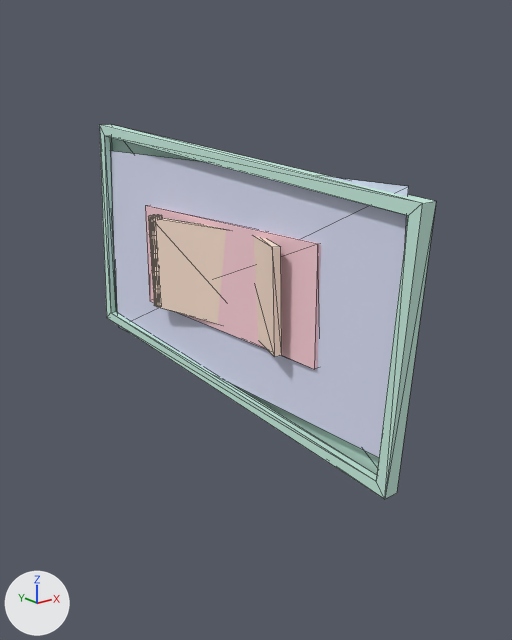
One commit to the glTF model static/models/partnext/3/view_input_colored.glb: the scene before it, then after it.
One viewpoint serves both versions: a 50 mm lens placed at (-0.724, -1.002, 0.305), pointed at (0.069, -0.011, -0.091). The axes (+X, +Y, +Z) are drawn at lower left. The lights are the same throughout. The older version comes first. Mesh edges are drawn as thin lines. Where no turn or scale is listed for an object, it has been applied to the vertices.

Script lines for the objects in view, before the commit:
```python
me_geometry_0 = bpy.data.meshes.new('geometry_0')
me_geometry_0.from_pydata(...)  # a box spanning x 0.294..0.307, y -0.259..0.242, z -0.099..0.099
me_geometry_0.materials.append(mat_partnext_3_part_0)  # pink #fbced7
me_geometry_1 = bpy.data.meshes.new('geometry_1')
me_geometry_1.from_pydata(...)  # 16 vertices, 26 faces; spans x -0.074..-0.042, y -0.437..0.452, z -0.342..0.161
me_geometry_1.materials.append(mat_partnext_3_part_1)  # pale green #c8eee0
me_geometry_2 = bpy.data.meshes.new('geometry_2')
me_geometry_2.from_pydata([(-0.059, 0.408, -0.108), (-0.059, -0.408, -0.108), (-0.059, -0.408, 0.287), (-0.059, 0.408, 0.287)], [], [(0, 1, 2), (0, 2, 3)])
me_geometry_2.materials.append(mat_partnext_3_part_2)  # pale blue #dadef5
me_geometry_3 = bpy.data.meshes.new('geometry_3')
me_geometry_3.from_pydata(...)  # 126 vertices, 240 faces; spans x 0.01..0.091, y -0.065..0.318, z -0.119..0.061
me_geometry_3.materials.append(mat_partnext_3_part_3)  # beige #fde3d1
ob_geometry_0 = bpy.data.objects.new('geometry_0', me_geometry_0)
ob_geometry_0.location = (-0.3, 0.009, 0.0)
ob_geometry_1 = bpy.data.objects.new('geometry_1', me_geometry_1)
ob_geometry_1.location = (0.058, -0.007, 0.09)
ob_geometry_2 = bpy.data.objects.new('geometry_2', me_geometry_2)
ob_geometry_2.location = (0.059, 0.0, -0.09)
ob_geometry_3 = bpy.data.objects.new('geometry_3', me_geometry_3)
ob_geometry_3.location = (-0.051, -0.126, 0.029)
```
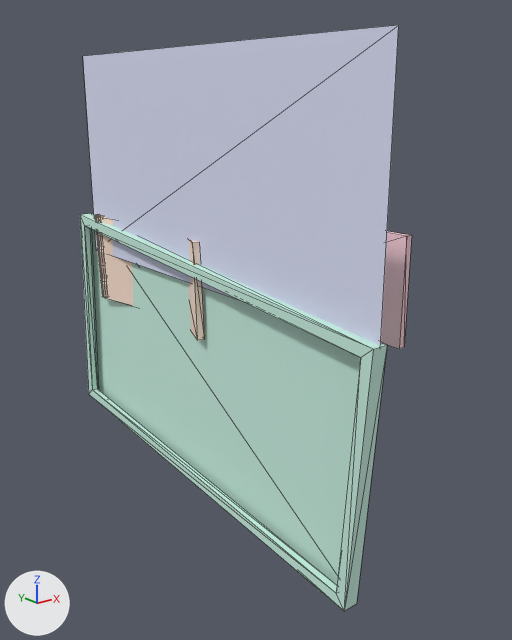
The edits, one by one:
me_geometry_3 is used by ob_geometry_3; location (-0.051, -0.126, 0.029).
me_geometry_3 had 126 vertices, 240 faces and spanned x 0.01..0.091, y -0.065..0.318, z -0.119..0.061.
me_geometry_3 now has 126 vertices, 240 faces and spans x -0.008..0.073, y 0.126..0.51, z -0.139..0.041.
me_geometry_3 part 1: the whole mesh is moved by (-0.018, 0.192, -0.02).
me_geometry_2 is used by ob_geometry_2; location (0.059, 0.0, -0.09).
me_geometry_2 had 4 vertices, 2 faces and spanned x -0.059, y -0.408..0.408, z -0.108..0.287.
me_geometry_2 now has 4 vertices, 2 faces and spans x -0.106, y -0.418..0.399, z 0.08..0.475.
me_geometry_2 part 2: the whole mesh is moved by (-0.047, -0.009, 0.188).
me_geometry_1 is used by ob_geometry_1; location (0.058, -0.007, 0.09).
me_geometry_1 had 16 vertices, 26 faces and spanned x -0.074..-0.042, y -0.437..0.452, z -0.342..0.161.
me_geometry_1 now has 16 vertices, 26 faces and spans x -0.122..-0.09, y -0.412..0.476, z -0.529..-0.026.
me_geometry_1 part 3: the whole mesh is moved by (-0.048, 0.025, -0.187).

Location of each change, (x1, y1, x2, y2) in pixels of the pictures (512 x 640 px):
'geometry_2', mesh moved
    before: (110, 151, 409, 457)
    after: (83, 25, 398, 346)
'geometry_1', moved
    before: (99, 124, 436, 499)
    after: (80, 213, 387, 611)
'geometry_3', moved
    before: (148, 215, 282, 357)
    after: (94, 215, 205, 340)
'geometry_0', unchanged, covered by the edit
    before: (145, 206, 321, 369)
    after: (381, 231, 412, 349)
